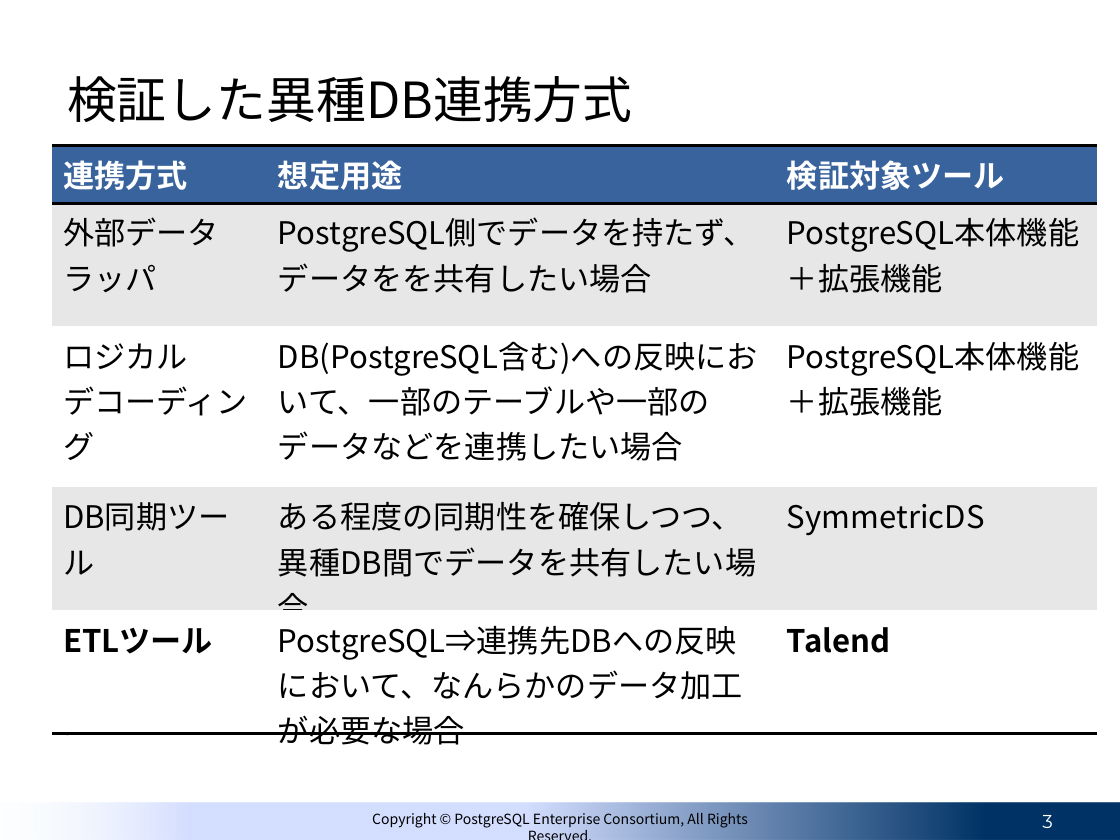
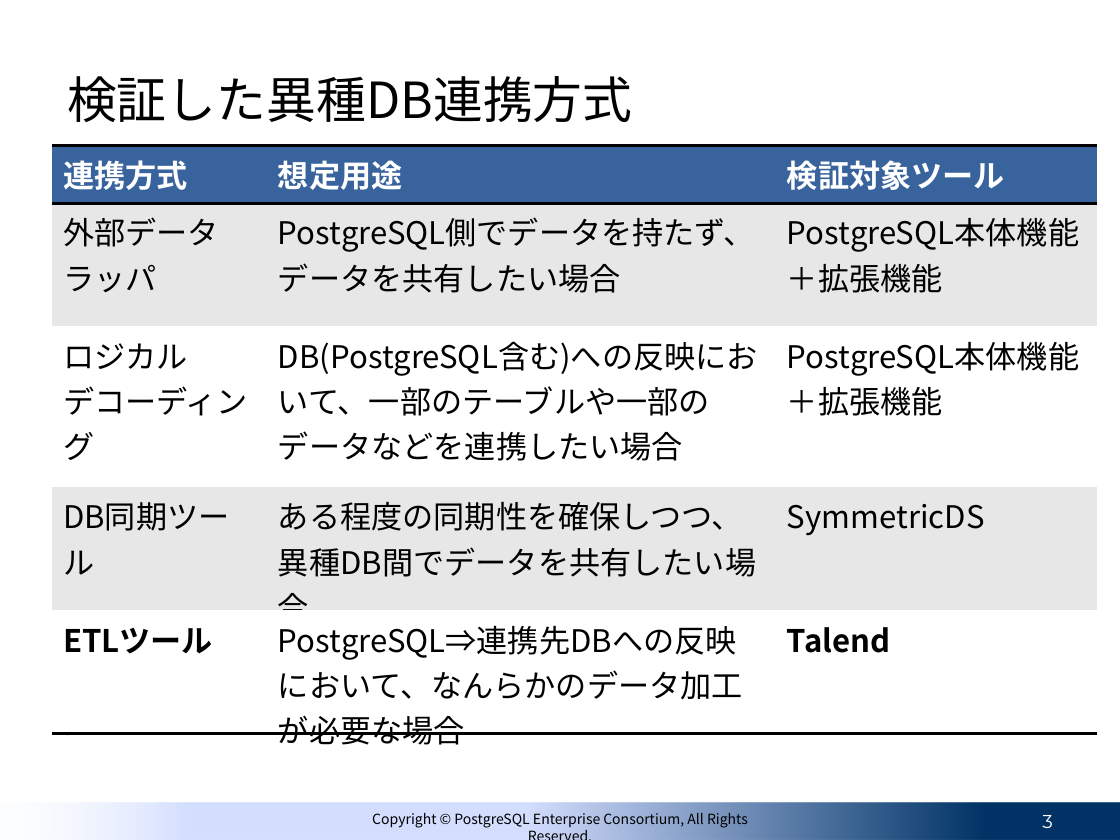
Before and after one commit to harada-toshi/work, a slide deck: slide 3 of 20170515_PGECons_2016_WG3_Seminar_presentation_merge.pptx. Drawn at 1120x840 pixels with LibreOffice and Linux fonts; fonts in the diff are those of the drawing; background and template pictures are left out. Boxes give left, top, right and bottom in pixels: in the first picture for what was removed or moved away, otherwise in the second. Text is boxed around its words. In the diff, an @@ line names an element or a change of style, - is before the commit and + after.

Commit message:
P3. typo修正
P3. typo修正版

```diff
--- a/20170515_PGECons_2016_WG3_Seminar_presentation_merge.pptx
+++ b/20170515_PGECons_2016_WG3_Seminar_presentation_merge.pptx
@@ table at <box>52,146,1096,749</box> @@
-row 2, column 2: PostgreSQL側でデータを持たず、データをを共有したい場合
+row 2, column 2: PostgreSQL側でデータを持たず、データを共有したい場合
```
